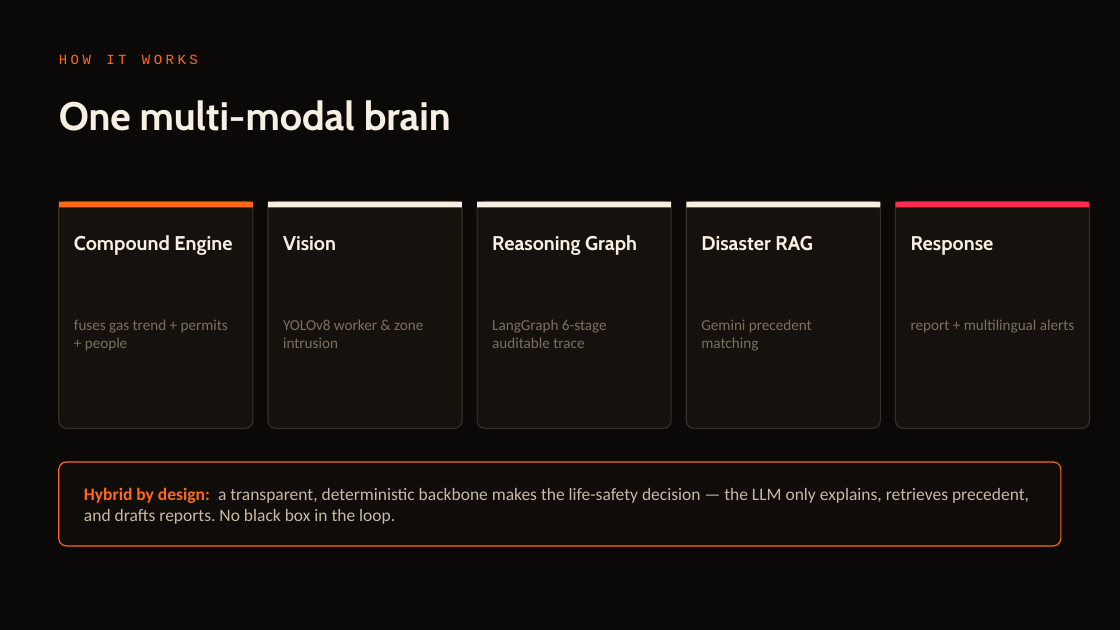
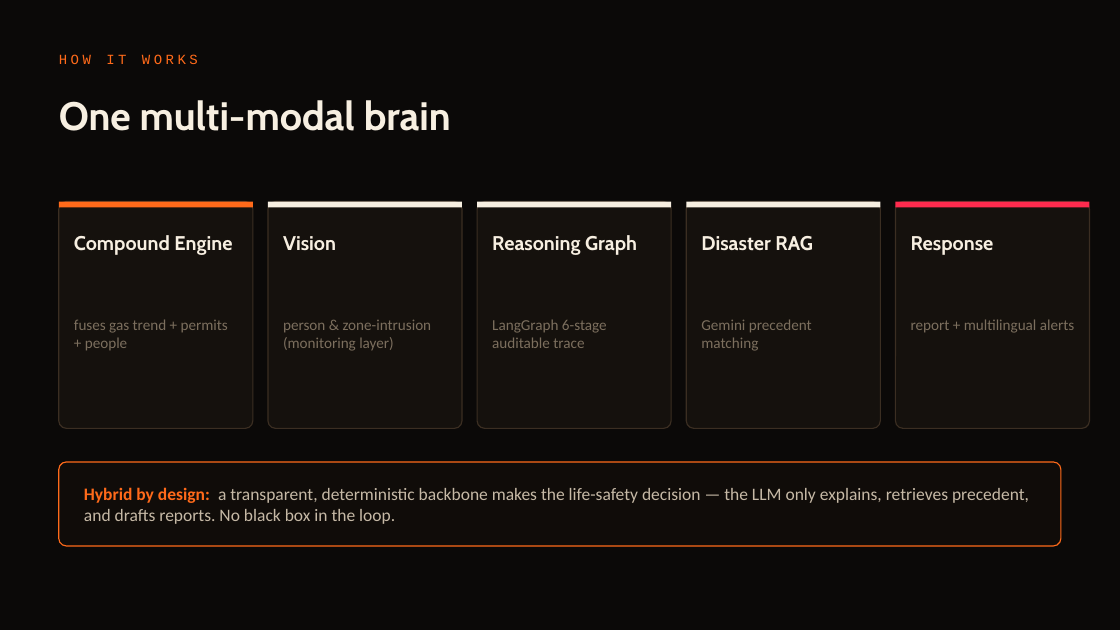
Before and after one commit to SaudSatopay/trinetra, a slide deck: slide 5 of docs/Trinetra_Deck.pptx. Drawn at 1120x630 pixels with LibreOffice and Linux fonts; fonts in the diff are those of the drawing. Boxes give left, top, right and bottom in pixels: in the first picture for what was removed or moved away, otherwise in the second. Text is boxed around its words. In the diff, an @@ line names an element or a change of style, - is before the commit and + after.

```diff
--- a/docs/Trinetra_Deck.pptx
+++ b/docs/Trinetra_Deck.pptx
@@ text at <box>283,320,432,351</box>: text changed @@
-YOLOv8 worker & zone intrusion
+person & zone-intrusion (monitoring layer)
```
Also in this commit, not shown: 5 other slides changed, 2 slides added, 5 other files.
